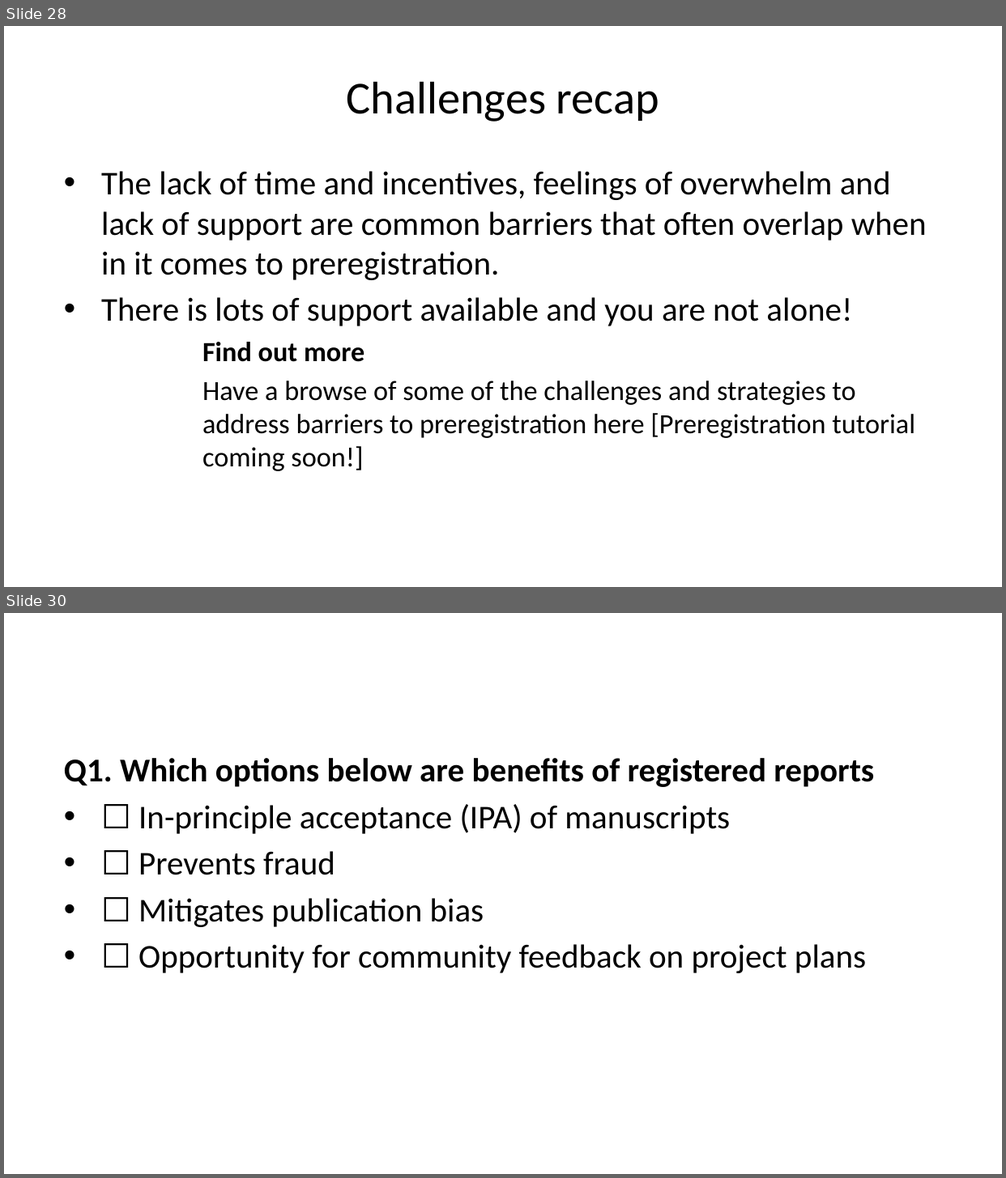
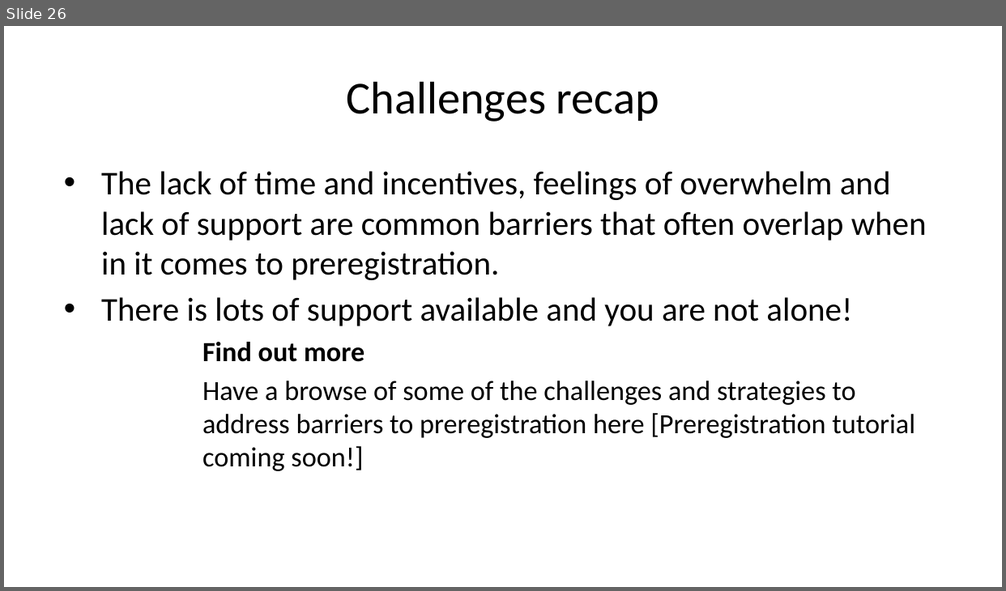
Before and after one commit to lmu-osc/teaching-material-for-novices, a slide deck: open-research-principles/preregistration-part-II/preregistration-part-II-slides.pptx. Shown one above the other, each under a label of ours: slides 28 and 30 before the commit, slide 26 after it; the slides between them are not shown. The pictures are 1006x1178 and 1006x591 pixels, drawn with LibreOffice and Linux fonts; fonts in the diff are those of the drawing. Boxes give left, top, right and bottom in pixels: in the first picture for what was removed or moved away, otherwise in the second. Text is boxed around its words. In the diff, an @@ line names an element or a change of style, - is before the commit and + after.

```diff
--- a/open-research-principles/preregistration-part-II/preregistration-part-II-slides.pptx
+++ b/open-research-principles/preregistration-part-II/preregistration-part-II-slides.pptx
@@ slide 30 removed at (4, 613, 1002, 1174), background #FFFFFF @@
@@ text removed at (64, 758, 874, 973) @@
-Q1. Which options below are benefits of registered reports
-• ☐ In-principle acceptance (IPA) of manuscripts
-• ☐ Prevents fraud
-• ☐ Mitigates publication bias
-• ☐ Opportunity for community feedback on project plans
@@ what was slide 28 is now slide 26 @@
```
Also in this commit, not shown: 5 slides changed, 5 other slides removed, 56 other files.
